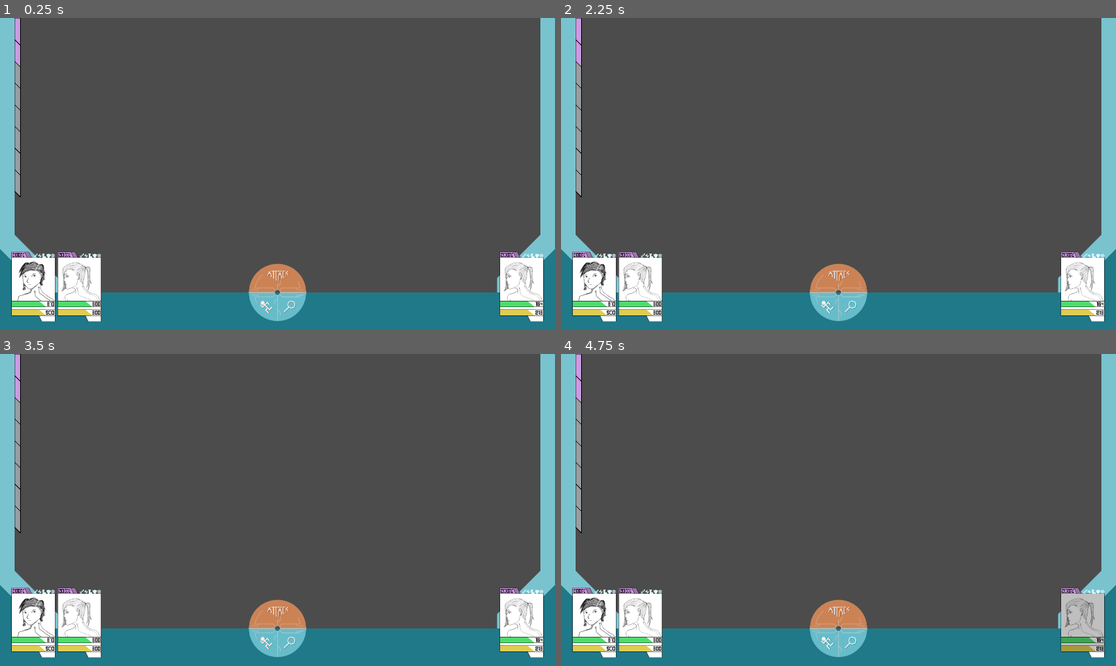
Above: before the commit, frames 1-4 (two rows, left to right).
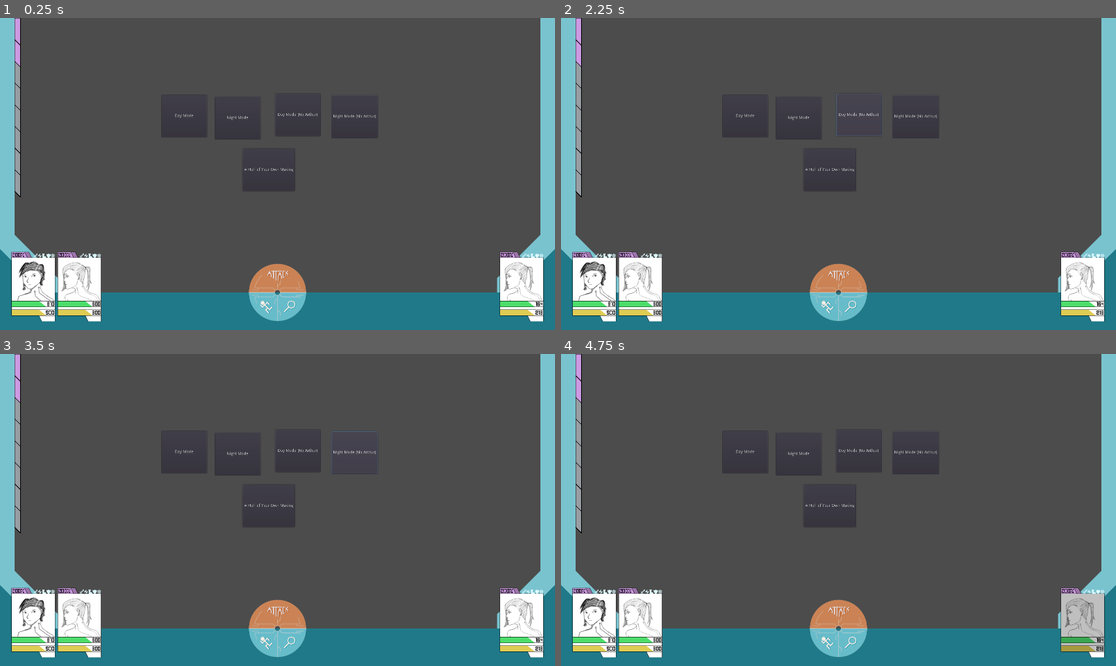
Above: after the commit, the same moments.

Repository: Team-Aurum/Project-C
Game: Godot game, scene res://Scenes/UITester.tscn
The game is run twice, just before and just after one commit, with the same random seed, the same clock (stepped at 60 frames per second) and the same inputs. The engine's default icon, where the game draws it, is replaced by a stand-in: a white triangle on a blue panel in a dark square. Sound files missing from this copy of the repository are replaced by a short silence.
Inputs (mouse positions are in pixels of both pictures, inside the frame that each line leads up to):
- Up to frame 1 (0.25 s): no input
- Up to frame 2 (2.25 s): click (744, 114) at 0.5 s, where only the run after the commit has a clickable "Day Mode"; click (799, 117) at 1.25 s, where only the run after the commit has a clickable "Night Mode"; click (860, 114) at 2 s, where only the run after the commit has a clickable "Day Mode (No Arthur)"
- Up to frame 3 (3.5 s): click (355, 453) at 2.75 s, where only the run after the commit has a clickable "Night Mode (No Arthur)"
- Up to frame 4 (4.75 s): click (827, 506) at 3.5 s, where only the run after the commit has a clickable "A Hell of Your Own Making"; click (1082, 622) at 4.27 s

The runs differ from the first frame. In frame 1, 0.2% of the frame differs, in the area x 29-68%, y 26-56%; in frame 2, 0.2%; in frame 3, 0.2%, in the area x 29-69%, y 24-56%; in frame 4, 0.2%.

Commit message:
Music Layering Complete
ecstatic rn it works exactly how I wanted it to

Diff:
--- a/Project C/Scenes/UITester.tscn
+++ b/Project C/Scenes/UITester.tscn
@@ -1,7 +1,7 @@
-[gd_scene load_steps=20 format=2]
-
-[ext_resource path="res://Audio/NjordNightFirst.wav" type="AudioStream" id=1]
-[ext_resource path="res://Audio/NjordNightLoop.wav" type="AudioStream" id=2]
+[gd_scene load_steps=25 format=2]
+
+[ext_resource path="res://Audio/NHarbor(D).ogg" type="AudioStream" id=1]
+[ext_resource path="res://Audio/NHarbor(D)Intro.ogg" type="AudioStream" id=2]
 [ext_resource path="res://Scripts/Battle/Audio1.gd" type="Script" id=3]
 [ext_resource path="res://Scripts/Battle/SceneInitialize.gd" type="Script" id=4]
 [ext_resource path="res://Scenes/Elements/TechsMenu.tscn" type="PackedScene" id=5]
@@ -13,11 +13,16 @@
 [ext_resource path="res://Scenes/Elements/SideBorder.tscn" type="PackedScene" id=11]
 [ext_resource path="res://Scenes/Elements/charCard.tscn" type="PackedScene" id=12]
 [ext_resource path="res://Animations/AttackPhase.tres" type="Animation" id=13]
-[ext_resource path="res://Audio/Ophelia Battle.ogg" type="AudioStream" id=14]
+[ext_resource path="res://Audio/NWalla.ogg" type="AudioStream" id=14]
 [ext_resource path="res://Scenes/IntroLong.gd" type="Script" id=15]
 [ext_resource path="res://Audio/MakotoThemeIntro.ogg" type="AudioStream" id=16]
 [ext_resource path="res://Audio/MakotoThemeLoop.ogg" type="AudioStream" id=17]
 [ext_resource path="res://Scenes/Elements/Dialog.tscn" type="PackedScene" id=18]
+[ext_resource path="res://Audio/NHarbor(N)Intro.ogg" type="AudioStream" id=19]
+[ext_resource path="res://Audio/NHarbor(N).ogg" type="AudioStream" id=20]
+[ext_resource path="res://Audio/NHarbor(NA).ogg" type="AudioStream" id=21]
+[ext_resource path="res://Audio/NHarbor(NA)Intro.ogg" type="AudioStream" id=22]
+[ext_resource path="res://Audio/DWalla.ogg" type="AudioStream" id=23]
 
 [sub_resource type="Animation" id=1]
 resource_name = "TestAttack"
@@ -94,45 +99,119 @@
 margin_right = 1020.0
 margin_bottom = 240.0
 
-[node name="NormalLoop" type="AudioStreamPlayer" parent="."]
-stream = ExtResource( 14 )
-autoplay = true
-
-[node name="LoopWithIntro" type="AudioStreamPlayer" parent="."]
-stream = ExtResource( 1 )
-script = ExtResource( 3 )
-
-[node name="Audio2" type="AudioStreamPlayer" parent="LoopWithIntro"]
-stream = ExtResource( 2 )
-volume_db = -80.0
-autoplay = true
-
 [node name="TechMenu" parent="." instance=ExtResource( 5 )]
 visible = false
 position = Vector2( 785, 490 )
+
+[node name="IntroLong" type="AudioStreamPlayer" parent="."]
+stream = ExtResource( 16 )
+script = ExtResource( 15 )
+
+[node name="Loop" type="AudioStreamPlayer" parent="IntroLong"]
+stream = ExtResource( 17 )
+volume_db = -80.0
 
 [node name="AnimationPlayer" type="AnimationPlayer" parent="."]
 anims/AttackPhase = ExtResource( 13 )
 anims/TestAttack = SubResource( 1 )
 
-[node name="IntroLong" type="AudioStreamPlayer" parent="."]
-stream = ExtResource( 16 )
-script = ExtResource( 15 )
-
-[node name="Loop" type="AudioStreamPlayer" parent="IntroLong"]
-stream = ExtResource( 17 )
-volume_db = -80.0
+[node name="NWalla" type="AudioStreamPlayer" parent="."]
+stream = ExtResource( 14 )
+autoplay = true
+
+[node name="DWalla" type="AudioStreamPlayer" parent="."]
+stream = ExtResource( 23 )
+autoplay = true
+
+[node name="DLayer" type="AudioStreamPlayer" parent="."]
+stream = ExtResource( 2 )
+autoplay = true
+script = ExtResource( 3 )
+
+[node name="Audio2" type="AudioStreamPlayer" parent="DLayer"]
+stream = ExtResource( 1 )
+volume_db = -80.0
+autoplay = true
+
+[node name="NLayer" type="AudioStreamPlayer" parent="."]
+stream = ExtResource( 19 )
+autoplay = true
+script = ExtResource( 3 )
+
+[node name="Audio2" type="AudioStreamPlayer" parent="NLayer"]
+stream = ExtResource( 20 )
+volume_db = -80.0
+autoplay = true
+
+[node name="NALayer" type="AudioStreamPlayer" parent="."]
+stream = ExtResource( 22 )
+autoplay = true
+script = ExtResource( 3 )
+
+[node name="Audio2" type="AudioStreamPlayer" parent="NALayer"]
+stream = ExtResource( 21 )
+volume_db = -80.0
+autoplay = true
+
+[node name="MDebugButtons" type="Node2D" parent="."]
+
+[node name="DayAr" type="Button" parent="MDebugButtons"]
+margin_left = 559.0
+margin_top = 266.0
+margin_right = 716.0
+margin_bottom = 413.0
+rect_pivot_offset = Vector2( -175, 119 )
+text = "Day Mode"
+
+[node name="NightAr" type="Button" parent="MDebugButtons"]
+margin_left = 744.0
+margin_top = 273.0
+margin_right = 901.0
+margin_bottom = 420.0
+rect_pivot_offset = Vector2( -175, 119 )
+text = "Night Mode"
+
+[node name="Day" type="Button" parent="MDebugButtons"]
+margin_left = 952.0
+margin_top = 262.0
+margin_right = 1109.0
+margin_bottom = 409.0
+rect_pivot_offset = Vector2( -175, 119 )
+text = "Day Mode (No Arthur)"
+
+[node name="Night" type="Button" parent="MDebugButtons"]
+margin_left = 1147.0
+margin_top = 268.0
+margin_right = 1307.0
+margin_bottom = 415.0
+rect_pivot_offset = Vector2( -175, 119 )
+text = "Night Mode (No Arthur)"
+
+[node name="Hell" type="Button" parent="MDebugButtons"]
+margin_left = 839.0
+margin_top = 452.0
+margin_right = 1020.0
+margin_bottom = 599.0
+rect_pivot_offset = Vector2( -175, 119 )
+text = "A Hell of Your Own Making"
 
 [connection signal="pressed" from="Player4/AnimationGroup/TextureButton" to="." method="_on_Player4Button_pressed"]
 [connection signal="pressed" from="Player3/AnimationGroup/TextureButton" to="." method="_on_Player3Button_pressed"]
 [connection signal="pressed" from="Player2/AnimationGroup/TextureButton" to="." method="_on_Player2Button_pressed"]
 [connection signal="pressed" from="Player1/AnimationGroup/TextureButton" to="." method="_on_Player1Button_pressed"]
 [connection signal="pressed" from="ControlPalette/AttackButton" to="." method="_on_AttackButton_pressed"]
-[connection signal="finished" from="LoopWithIntro/Audio2" to="LoopWithIntro" method="_on_Audio2_finished"]
 [connection signal="pressed" from="TechMenu/Header/ExitButton" to="." method="_on_TechMenuExitButton_pressed"]
 [connection signal="pressed" from="TechMenu/RButton" to="." method="_on_RButton_pressed"]
 [connection signal="pressed" from="TechMenu/LButton" to="." method="_on_LButton_pressed"]
 [connection signal="finished" from="IntroLong" to="IntroLong" method="_on_IntroLong_finished"]
+[connection signal="finished" from="DLayer/Audio2" to="DLayer" method="_on_Audio2_finished"]
+[connection signal="finished" from="NLayer/Audio2" to="NLayer" method="_on_Audio2_finished"]
+[connection signal="finished" from="NALayer/Audio2" to="NALayer" method="_on_Audio2_finished"]
+[connection signal="pressed" from="MDebugButtons/DayAr" to="." method="_on_DayAr_pressed"]
+[connection signal="pressed" from="MDebugButtons/NightAr" to="." method="_on_NightAr_pressed"]
+[connection signal="pressed" from="MDebugButtons/Day" to="." method="_on_Day_pressed"]
+[connection signal="pressed" from="MDebugButtons/Night" to="." method="_on_Night_pressed"]
+[connection signal="pressed" from="MDebugButtons/Hell" to="." method="_on_Hell_pressed"]
 
 [editable path="Enemy1"]
 [editable path="Enemy1/AnimationGroup/EPBar"]
--- a/Project C/Scripts/Battle/Audio1.gd
+++ b/Project C/Scripts/Battle/Audio1.gd
@@ -15,7 +15,7 @@
 
 # Called every frame. 'delta' is the elapsed time since the previous frame.
 func _process(delta):
-	if(get_playback_position() > 1 && first):
+	if(get_playback_position() > 1 && first && get_volume_db() == 0):
 		get_node("Audio2").set_volume_db(0);
 		set_volume_db(-80);
 		print(volume_db);
--- a/Project C/Scripts/Battle/SceneInitialize.gd
+++ b/Project C/Scripts/Battle/SceneInitialize.gd
@@ -5,6 +5,18 @@
 
 var techOptions: Array;
 var currentMenu: int = 0; var currentPlayer: int;
+
+var dwalla;
+var nwalla;
+var dlayer;
+var nlayer;
+var nalayer;
+
+var dWallaFadeIn: bool = false; var dWallaFadeOut: bool = false;
+var nWallaFadeIn: bool = false; var nWallaFadeOut: bool = false;
+var nLayerFadeIn: bool = false; var nLayerFadeOut: bool = false;
+var dLayerFadeIn: bool = false; var dLayerFadeOut: bool = false;
+var naLayerFadeIn: bool = false; var naLayerFadeOut: bool = false;
 
 # Called when the node enters the scene tree for the first time.
 # TODO: Lots of this is still like test code and stuff, will have to eventually change it.
@@ -20,10 +32,85 @@
 	playerList[1] = play1;
 	playerList[2] = play2;
 	enemyList[1] = enemy1;
+	dwalla = $DWalla;
+	nwalla = $NWalla;
+	nlayer = $NLayer;
+	dlayer = $DLayer;
+	nalayer = $NALayer;
+
+	nwalla.set_volume_db(-80);
+	nlayer.set_volume_db(-80);
+	nlayer.get_node("Audio2").set_volume_db(-80);
+	nalayer.set_volume_db(-80);
+	nalayer.get_node("Audio2").set_volume_db(-80);
 
 # Called every frame. 'delta' is the elapsed time since the previous frame.
-#func _process(delta):
-#	pass
+func _process(delta):
+	# buncha listeners and shit
+	if(dWallaFadeIn):
+		if(dwalla.get_volume_db() == 0):
+			dWallaFadeIn = false;
+			print("DWalla Faded In");
+		if(dwalla.get_volume_db() < 0):
+			dwalla.set_volume_db(dwalla.get_volume_db() + 1);
+	if(dWallaFadeOut):
+		if(dwalla.get_volume_db() == -80):
+			dWallaFadeOut = false;
+			print("DWalla Faded Out");
+		if(dwalla.get_volume_db() > -80):
+			dwalla.set_volume_db(dwalla.get_volume_db() - 1);
+
+	if(nWallaFadeIn):
+		if(nwalla.get_volume_db() == 0):
+			nWallaFadeIn = false;
+			print("NWalla Faded In");
+		if(nwalla.get_volume_db() < 0):
+			nwalla.set_volume_db(nwalla.get_volume_db() + 1);
+	if(nWallaFadeOut):
+		if(nwalla.get_volume_db() == -80):
+			nWallaFadeOut = false;
+			print("NWalla Faded Out");
+		if(nwalla.get_volume_db() > -80):
+			nwalla.set_volume_db(nwalla.get_volume_db() - 1);
+
+	if(dLayerFadeIn):
+		if(dlayer.get_node("Audio2").get_volume_db() == 0):
+			dLayerFadeIn = false;
+			print("DLayer Faded In");
+		if(dlayer.get_node("Audio2").get_volume_db() < 0):
+			dlayer.get_node("Audio2").set_volume_db(dlayer.get_node("Audio2").get_volume_db() + 1);
+	if(dLayerFadeOut):
+		if(dlayer.get_node("Audio2").get_volume_db() == -80):
+			dLayerFadeOut = false;
+			print("DLayer Faded Out");
+		if(dlayer.get_node("Audio2").get_volume_db() > -80):
+			dlayer.get_node("Audio2").set_volume_db(dlayer.get_node("Audio2").get_volume_db() - 1);
+
+	if(nLayerFadeIn):
+		if(nlayer.get_node("Audio2").get_volume_db() == 0):
+			nLayerFadeIn = false;
+			print("NLayer Faded In");
+		if(nlayer.get_node("Audio2").get_volume_db() < 0):
+			nlayer.get_node("Audio2").set_volume_db(nlayer.get_node("Audio2").get_volume_db() + 1);
+	if(nLayerFadeOut):
+		if(nlayer.get_node("Audio2").get_volume_db() == -80):
+			nLayerFadeOut = false;
+			print("NLayer Faded Out");
+		if(nlayer.get_node("Audio2").get_volume_db() > -80):
+			nlayer.get_node("Audio2").set_volume_db(nlayer.get_node("Audio2").get_volume_db() - 1);
+
+	if(naLayerFadeIn):
+		if(nalayer.get_node("Audio2").get_volume_db() == 0):
+			naLayerFadeIn = false;
+			print("NALayer Faded In");
+		if(nalayer.get_node("Audio2").get_volume_db() < 0):
+			nalayer.get_node("Audio2").set_volume_db(nalayer.get_node("Audio2").get_volume_db() + 1);
+	if(naLayerFadeOut):
+		if(nalayer.get_node("Audio2").get_volume_db() == -80):
+			naLayerFadeOut = false;
+			print("NALayer Faded Out");
+		if(nalayer.get_node("Audio2").get_volume_db() > -80):
+			nalayer.get_node("Audio2").set_volume_db(nalayer.get_node("Audio2").get_volume_db() - 1);
 
 # TODO: Not done yet. Starts attack phase
 func _on_AttackButton_pressed():
@@ -496,3 +583,47 @@
 	if currentMenu < 0:
 		currentMenu = 2;
 	display_TechMenu(currentPlayer);
+
+func _on_DayAr_pressed():
+	print("dayAr pressed");
+	dWallaFadeIn = true;
+	nWallaFadeOut = true;
+	dLayerFadeIn = true;
+	nLayerFadeOut = true;
+	naLayerFadeOut = true;
+
+
+func _on_NightAr_pressed():
+	print("nightAr pressed");
+	dWallaFadeOut = true;
+	nWallaFadeIn = true;
+	dLayerFadeIn = true;
+	nLayerFadeIn = true;
+	naLayerFadeOut = true;
+
+
+func _on_Day_pressed():
+	print("day pressed");
+	dWallaFadeIn = true;
+	nWallaFadeOut = true;
+	dLayerFadeOut = true;
+	nLayerFadeOut = true;
+	naLayerFadeOut = true;
+
+
+func _on_Night_pressed():
+	print("night pressed");
+	dWallaFadeOut = true;
+	nWallaFadeIn = true;
+	dLayerFadeOut = true;
+	nLayerFadeIn = true;
+	naLayerFadeOut = true;
+
+
+func _on_Hell_pressed():
+	print("hell pressed");
+	dWallaFadeOut = true;
+	nWallaFadeOut = true;
+	dLayerFadeOut = true;
+	nLayerFadeOut = true;
+	naLayerFadeIn = true;
Not shown, added: Project C/Audio/DWalla.ogg.import
Not shown, added: Project C/Audio/NHarbor(D).ogg.import
Not shown, added: Project C/Audio/NHarbor(D)Intro.ogg.import
Not shown, added: Project C/Audio/NHarbor(N).ogg.import
Not shown, added: Project C/Audio/NHarbor(N)Intro.ogg.import
Not shown, added: Project C/Audio/NHarbor(NA).ogg.import
Not shown, added: Project C/Audio/NHarbor(NA)Intro.ogg.import
Not shown, added: Project C/Audio/NWalla.ogg.import
Not shown, changed: Project C/export_presets.cfg
Not shown, added: Project C/Audio/DWalla.ogg
Not shown, added: Project C/Audio/NHarbor(D).ogg
Not shown, added: Project C/Audio/NHarbor(D)Intro.ogg
(and 5 more such lines)
